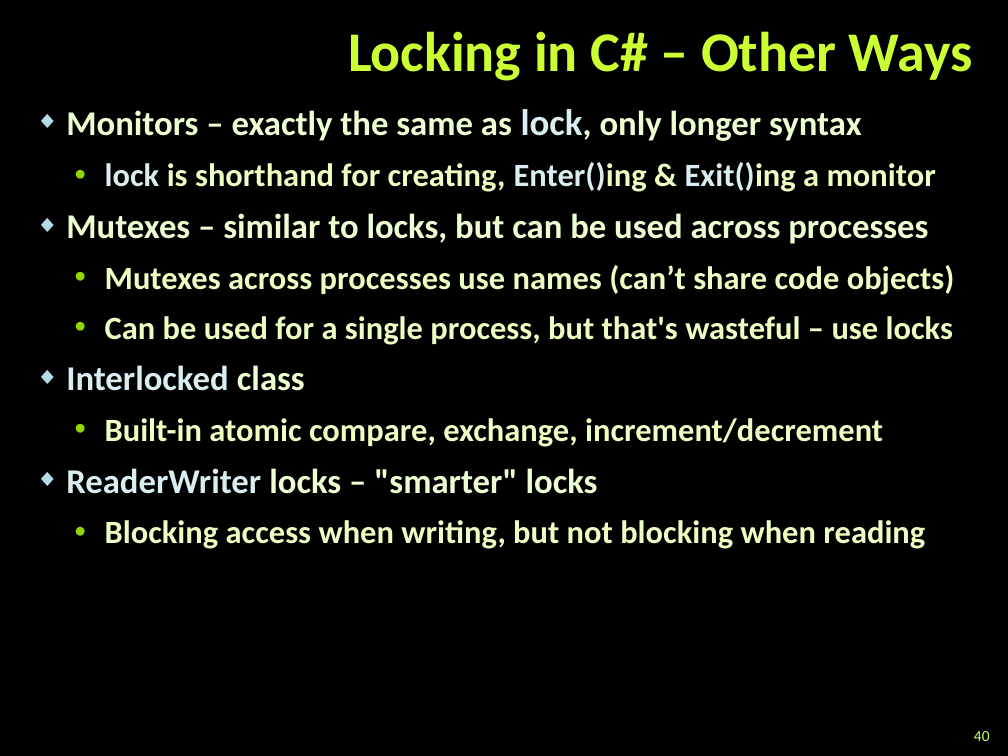
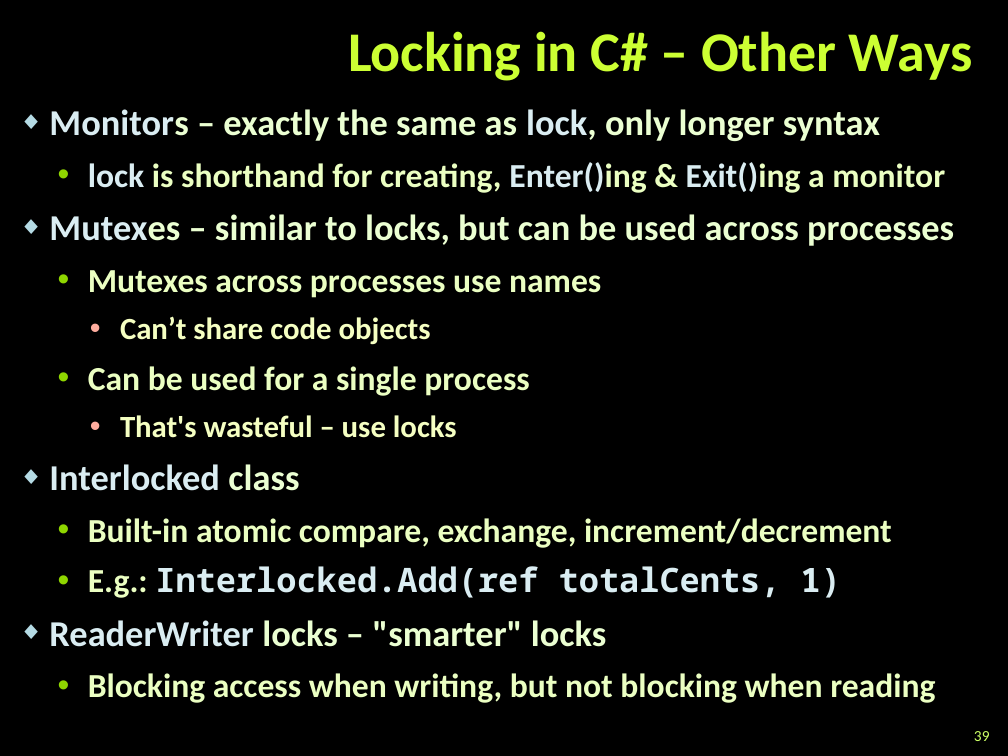
Before and after one commit to TelerikAcademy/Windows-Applications, a slide deck: slide 39 of 14. Asynchronous-Programming-in-CSharp/Asynchronous Programming in CSharp.pptx (slide 40 before the commit). Drawn at 1008x756 pixels with LibreOffice and Linux fonts; fonts in the diff are those of the drawing; background and template pictures are left out. Boxes give left, top, right and bottom in pixels: in the first picture for what was removed or moved away, otherwise in the second. Text is boxed around its words. In the diff, an @@ line names an element or a change of style, - is before the commit and + after.

```diff
--- a/14. Asynchronous-Programming-in-CSharp/Asynchronous Programming in CSharp.pptx
+++ b/14. Asynchronous-Programming-in-CSharp/Asynchronous Programming in CSharp.pptx
@@ text "Monitors – exactly the same ...": place and size @@
-text "Monitors – exactly the same ..." at box(66, 109, 955, 549)
+text "Monitors – exactly the same ..." at box(49, 109, 954, 703)
@@ text at box(49, 109, 954, 703): size 24.8 to 26 pt in "Monitors – exactly the same as lock, ...", "Mutexes – similar to locks, but can ...", "Interlocked class", "ReaderWriter locks – "smarter" locks"; size 26.4 to 26 pt in "lock,"; text colour #EBFFD2 to #DAEDF2 in "Monitors", "Mutexes"; size 23.2 to 24 pt in "lock is shorthand for creating, Enter()ing & ...", "Built-in atomic compare, exchange, increment/decrement", "Blocking access when writing, but not blocking ..."; line spacing 0.85 to 1.05; less space between paragraphs @@
@@ text at box(88, 270, 601, 438): text changed; size 23.2 to 24 pt @@
-  • Mutexes across processes use names (can’t share code objects)
-  • Can be used for a single process, but that's wasteful – use locks
+  • Mutexes across processes use names
+    • Can’t share code objects
+  • Can be used for a single process
+    • That's wasteful – use locks
@@ text at box(88, 566, 841, 598): paragraph added @@
+  • E.g.: Interlocked.Add(ref totalCents, 1)
@@ page number at box(974, 731, 990, 741): text changed @@
-40
+39
```
Also in this commit, not shown: 34 other slides changed, 3 slides removed, 35 other files.
